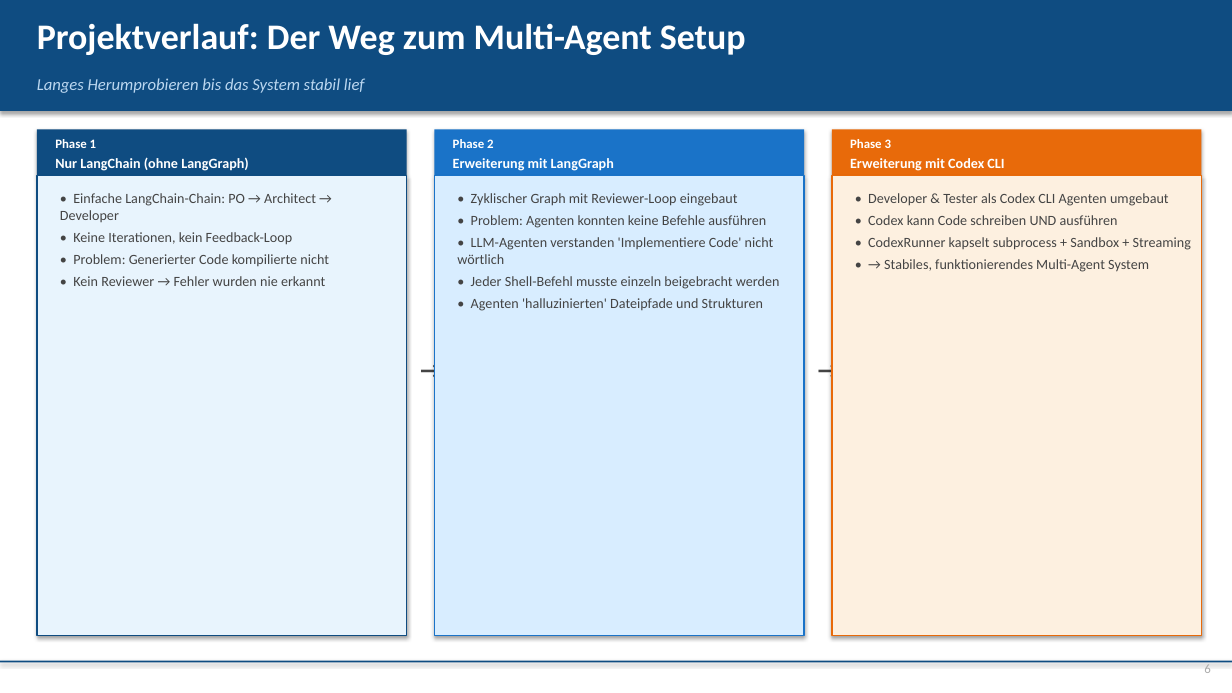
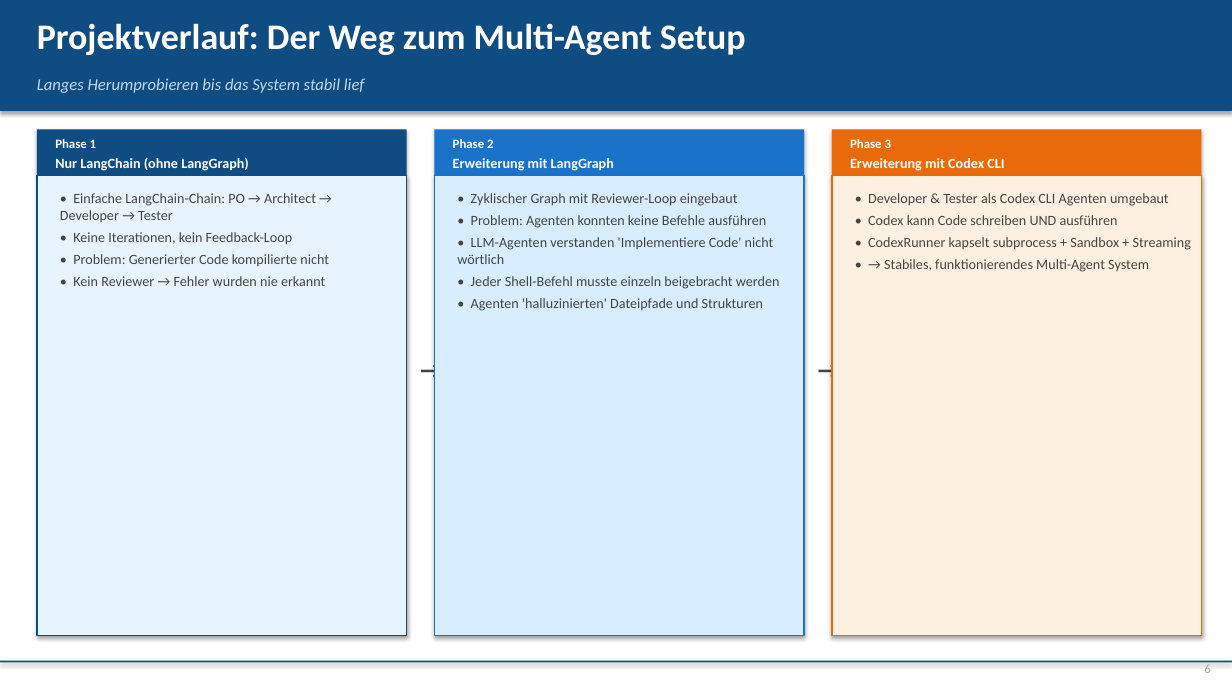
Before and after one commit to kis4-2026ss/projekt-bb-g2-moser-koberl, a slide deck: slide 6 of Doc/KIS-Projekt-Praesentation.pptx. Drawn at 1232x693 pixels with LibreOffice and Linux fonts; fonts in the diff are those of the drawing. Boxes give left, top, right and bottom in pixels: in the first picture for what was removed or moved away, otherwise in the second. Text is boxed around its words. In the diff, an @@ line names an element or a change of style, - is before the commit and + after.

```diff
--- a/Doc/KIS-Projekt-Praesentation.pptx
+++ b/Doc/KIS-Projekt-Praesentation.pptx
@@ text at <box>60,193,316,222</box>: text changed @@
-• Einfache LangChain-Chain: PO → Architect → Developer
+• Einfache LangChain-Chain: PO → Architect → Developer → Tester
```
Also in this commit, not shown: 7 other slides changed.
